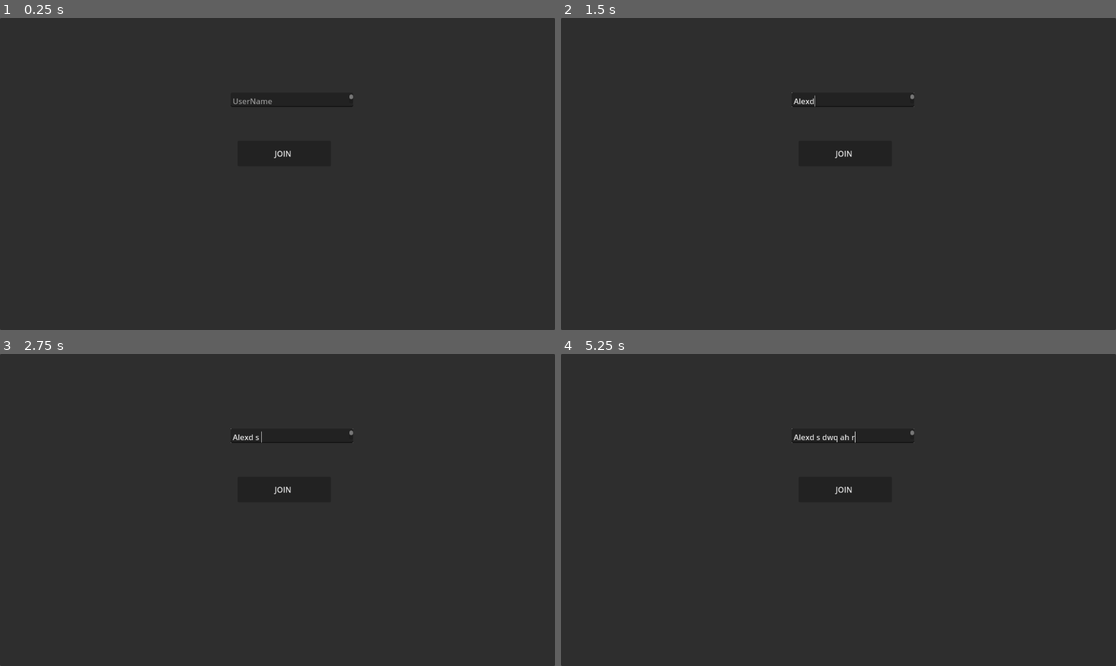
Above: before the commit, frames 1-4 (two rows, left to right).
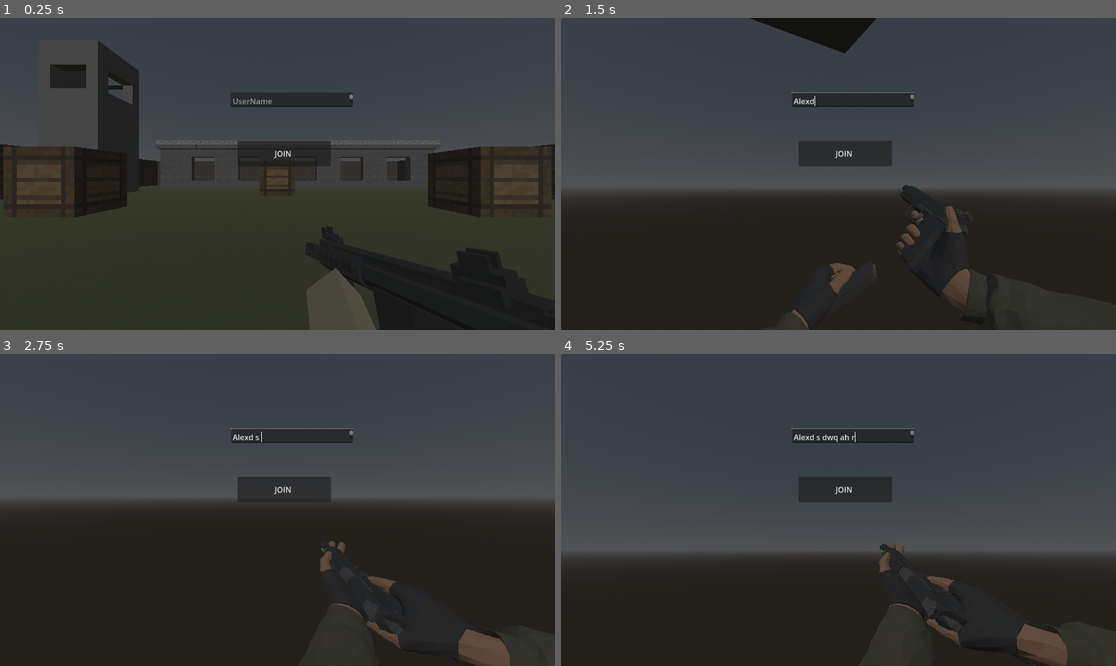
Above: after the commit, the same moments.

Repository: ORBStudios/overbullet
Game: Godot game, scene res://scenes/root.tscn
The game is run twice, just before and just after one commit, with the same random seed, the same clock (stepped at 60 frames per second) and the same inputs.
Inputs (mouse positions are in pixels of both pictures, inside the frame that each line leads up to):
- Up to frame 1 (0.25 s): no input
- Up to frame 2 (1.5 s): click (855, 99) at 0.52 s; type "Alex" at 0.6 s; move the mouse to (960, 158) at 1.27 s; press the mouse at (960, 158) at 1.28 s; hold D (right) from 1.28 s (still down)
- Up to frame 3 (2.75 s): tap Space (jump) at 1.52, 2.27 s; move the mouse to (166, 525) at 2.02 s; release D (right) at 2.03 s; release the mouse at (166, 525) at 2.03 s; hold S (back) from 2.03 s (still down); click (166, 525) at 2.1 s
- Up to frame 4 (5.25 s): move the mouse to (894, 441) at 2.77 s; release S (back) at 2.78 s; press the mouse at (894, 441) at 2.78 s; hold D (right) 2.78-3.53 s; tap E (switch next) at 2.85 s; move the mouse to (810, 572) at 3.52 s; release the mouse at (810, 572) at 3.53 s; hold W (forward) 3.53-4.28 s; tap Q (switch prev) at 3.6 s; tap Space (jump) at 3.77, 4.52 s; click (810, 572) at 3.8 s; move the mouse to (1005, 556) at 4.27 s; hold H 4.28-5.03 s; hold A (left) from 4.28 s (still down); click (1005, 556) at 4.55 s; tap R (reload) at 4.9 s; move the mouse to (672, 463) at 5.02 s; click (672, 463) at 5.1 s

The runs differ from the first frame. In frame 1, 40% of the frame differs, in the area x 0-100%, y 0-100%; in frame 2, 54%; in frame 3, 46%; in frame 4, 62%.

Commit message:
shooting syncing with multiplayer

Diff:
--- a/scenes/player.tscn
+++ b/scenes/player.tscn
@@ -4,6 +4,7 @@
 [ext_resource type="Script" uid="uid://lpkwkblt7thb" path="res://scripts/weaponmanager.gd" id="2_g2els"]
 
 [sub_resource type="CapsuleShape3D" id="CapsuleShape3D_g2els"]
+radius = 0.35
 height = 1.8
 
 [sub_resource type="CapsuleMesh" id="CapsuleMesh_3vyb7"]
--- a/scenes/root.tscn
+++ b/scenes/root.tscn
@@ -1,9 +1,10 @@
-[gd_scene load_steps=15 format=3 uid="uid://c12780im74ex5"]
+[gd_scene load_steps=16 format=3 uid="uid://c12780im74ex5"]
 
 [ext_resource type="Script" uid="uid://mhjr8tebkept" path="res://scripts/network_manger.gd" id="1_jh1ax"]
 [ext_resource type="Script" uid="uid://b08fv58j4jsy3" path="res://scripts/game_manager.gd" id="2_kycxp"]
-[ext_resource type="PackedScene" uid="uid://jspsy5k1m6mf" path="res://models/fps_shooter_game_arena_map_v4.glb" id="2_twpsu"]
+[ext_resource type="PackedScene" uid="uid://bneko5eyvkucm" path="res://models/map1.glb" id="3_kycxp"]
 [ext_resource type="Script" uid="uid://bdvl45wajnlab" path="res://scripts/bot.gd" id="3_lrqlo"]
+[ext_resource type="PackedScene" uid="uid://dxawjyuoc7oa0" path="res://scenes/player.tscn" id="4_j287u"]
 [ext_resource type="Script" uid="uid://bynjy2rmg14nn" path="res://scripts/hud.gd" id="4_sqa0i"]
 
 [sub_resource type="ProceduralSkyMaterial" id="ProceduralSkyMaterial_7up8o"]
@@ -41,6 +42,9 @@
 [node name="WorldEnvironment" type="WorldEnvironment" parent="."]
 environment = SubResource("Environment_twpsu")
 
+[node name="map" parent="." instance=ExtResource("3_kycxp")]
+transform = Transform3D(0.3, 0, 0, 0, 0.3, 0, 0, 0, 0.3, 0, -0.6, 0)
+
 [node name="DirectionalLight3D" type="DirectionalLight3D" parent="."]
 transform = Transform3D(1, 0, 0, 0, 0.707107, 0.707107, 0, -0.707107, 0.707107, 0, 15, 26)
 
@@ -50,8 +54,7 @@
 
 [node name="players" type="Node3D" parent="."]
 
-[node name="map" parent="." instance=ExtResource("2_twpsu")]
-transform = Transform3D(1, 0, 0, 0, 1, 0, 0, 0, 1, 24, -1, -25)
+[node name="player" parent="players" instance=ExtResource("4_j287u")]
 
 [node name="bot" type="StaticBody3D" parent="."]
 transform = Transform3D(1, 0, 0, 0, 1, 0, 0, 0, 1, 2, 1, 0)
--- a/scripts/character_body_3d.gd
+++ b/scripts/character_body_3d.gd
@@ -1,9 +1,9 @@
-
+class_name Player
 extends CharacterBody3D
 
 var username
 var userID
-
+var team
 
 const SPEED = 7.0
 const JUMP_VELOCITY = 6.0
@@ -57,6 +57,14 @@
 	if health <= 0:
 		print("Eliminated")
 
+
+
+func respawn():
+	if not multiplayer.is_server():
+		return
+
+
+# MOVEMENT
 
 func _process(_delta: float) -> void:
 	if not is_multiplayer_authority():
--- a/scripts/game_manager.gd
+++ b/scripts/game_manager.gd
@@ -1,9 +1,28 @@
 extends Node3D
 
+var player
+enum TEAM {
+	BLUE,
+	RED
+}
+var PLAYERS = []
 
 func _ready() -> void:
-	pass # Replace with function body.
+	pass
 
+
+func player_join(player):
+	PLAYERS.append(player)
+	player.team = TEAM.BLUE if PLAYERS.size() %2 == 0 else TEAM.RED
 
 func _process(delta: float) -> void:
 	pass
+
+func apply_damage(player,damage):
+	if not multiplayer.is_server():
+		return
+
+	player.health -= damage
+	if player.health <= 0:
+		player.health = 100
+		player.respawn()
--- a/scripts/network_manger.gd
+++ b/scripts/network_manger.gd
@@ -72,7 +72,7 @@
 	player.name = str(id)
 	player.userID = str(id)
 	player.set_multiplayer_authority(id)
-
+	$"../GameManager".player = player
 	print("Creating player: ", id)
 	return player
 
--- a/scripts/weaponmanager.gd
+++ b/scripts/weaponmanager.gd
@@ -23,8 +23,11 @@
 # Changes whenever a new weapon is selected.
 var weapon_switch_id: int = 0
 
+@onready var GameManager = get_tree().current_scene.get_node_or_null("%GameManager")
+
 @onready var ray: RayCast3D = $"../RayCast3D"
 @onready var hud: CanvasLayer = get_tree().current_scene.get_node_or_null("%GameUI")
+@onready var player = $"../../.."
 
 func _ready() -> void:
 	for i in range(WEAPON_CONFIG.size()):
@@ -136,6 +139,16 @@
 	var ammodat = ammos[weaponnow]
 	hud_node.ammoupdate(ammodat["mag"], ammodat["reserve"])
 
+@rpc("any_peer","reliable")
+func req_shoot(pos,dir):
+	if not multiplayer.is_server():
+		return
+	var shooter_id = multiplayer.get_remote_sender_id()
+	var raycast = PhysicsRayQueryParameters3D.create(pos, pos+dir.normalized()*100)
+	var result = get_world_3d().direct_space_state.intersect_ray(raycast)
+	if result.collider is Player:
+		if $players.get_node_or_null(str(shooter_id)).team != result.collider():
+			GameManager.apply_damage(result.collider,5) #temp damage h
 
 func shoot() -> void:
 	var ammodat = ammos[weaponnow]
@@ -164,13 +177,16 @@
 		else:
 			anim.play("Arms|shoot")
 
-	ray.force_raycast_update()
-
-	if ray.is_colliding():
-		var obj = ray.get_collider()
-
-		if obj.has_method("take_damage"):
-			obj.take_damage(config.damage)
+	req_shoot.rpc_id(1, player.head.global_position, -player.head.global_transform.basis.z)
+	#ray.force_raycast_update()
+#
+	#if ray.is_colliding():
+		#var obj = ray.get_collider()
+#
+		#if obj.has_method("take_damage"):
+			#obj.take_damage(config.damage)
+
+
 
 	print(
 		"Ammo: ",
Binary file added: models/map1.glb
Not shown, added: models/map1.glb.import
Binary file added: models/map1_0.jpg
Not shown, added: models/map1_0.jpg.import
Binary file added: models/map1_1.png
Not shown, added: models/map1_1.png.import
Binary file added: models/map1_10.png
Not shown, added: models/map1_10.png.import
Binary file added: models/map1_11.png
Not shown, added: models/map1_11.png.import
Binary file added: models/map1_2.png
Not shown, added: models/map1_2.png.import
(and 14 more such lines)
